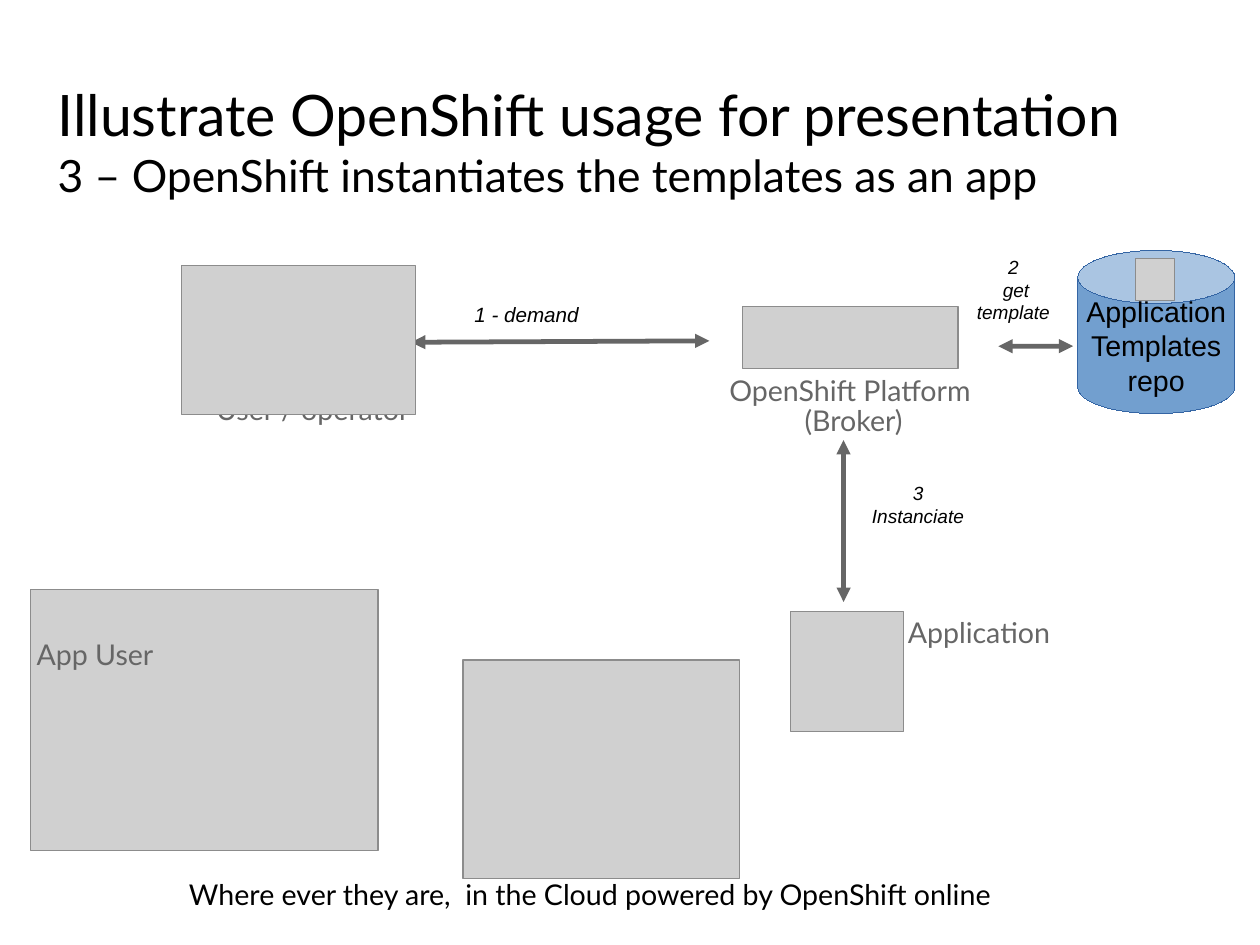
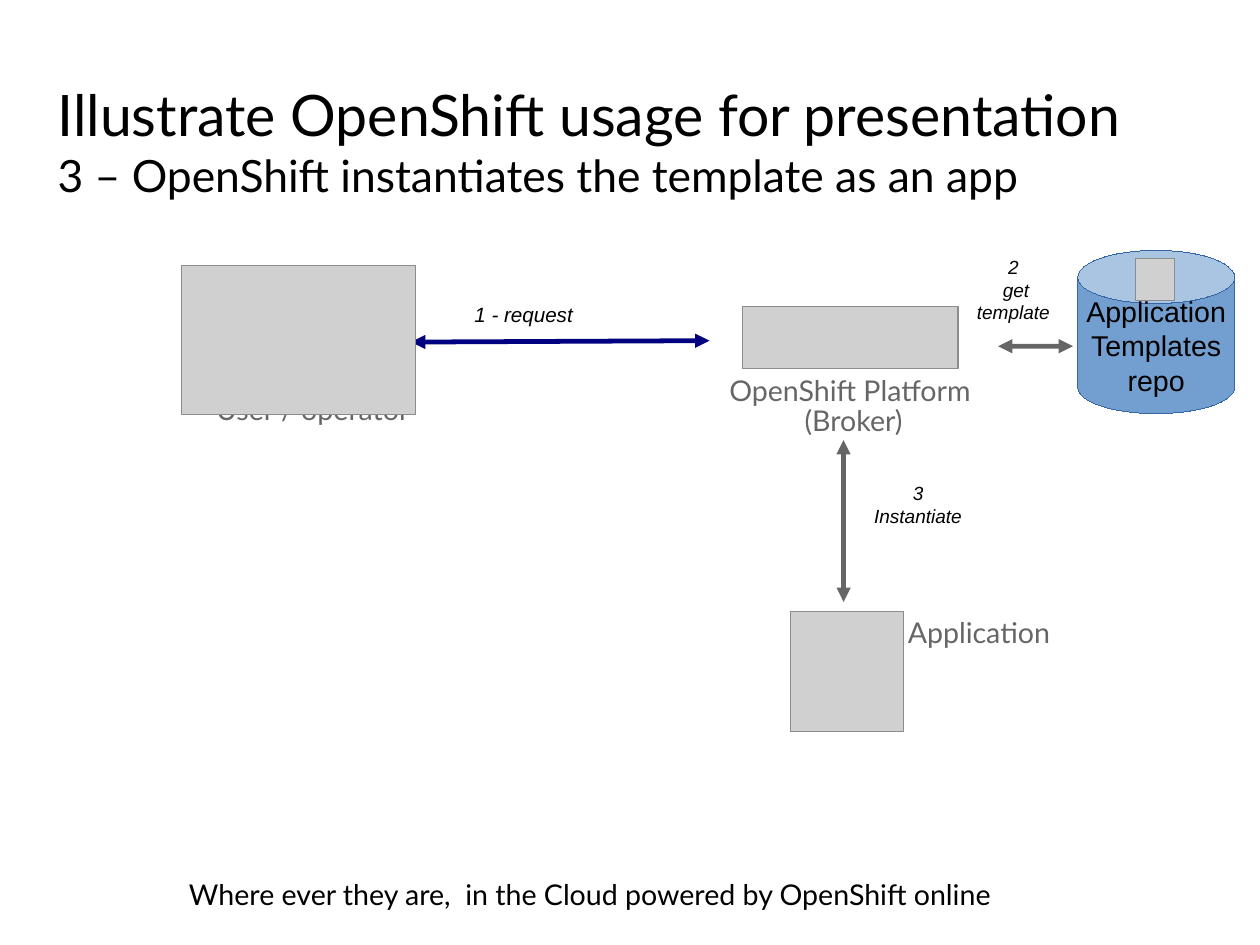
Before and after one commit to lucpierson/PHP-prz, a slide deck: slide 3 of illustrate.odp. Drawn at 1260x945 pixels with LibreOffice and Linux fonts; fonts in the diff are those of the drawing; grey boxes stand for pictures; background and template pictures are left out. Boxes give left, top, right and bottom in pixels: in the first picture for what was removed or moved away, otherwise in the second. Text is boxed around its words. In the diff, an @@ line names an element or a change of style, - is before the commit and + after.

```diff
--- a/illustrate.odp
+++ b/illustrate.odp
@@ text at (x1=58, y1=159, x2=1018, y2=200): text changed @@
-3 – OpenShift instantiates the templates as an app
+3 – OpenShift instantiates the template as an app
@@ text at (x1=474, y1=307, x2=573, y2=327): text changed @@
-1 - demand
+1 - request
@@ double arrow (412, 342) - (710, 341): stroke #666666 3 pt to #000080 3 pt @@
@@ text at (x1=874, y1=509, x2=962, y2=524): text changed @@
-Instanciate
+Instantiate
@@ picture removed at (x1=31, y1=590, x2=378, y2=851) @@
@@ text removed at (x1=37, y1=644, x2=153, y2=670) @@
-App User
@@ picture removed at (x1=463, y1=660, x2=740, y2=879) @@
@@ text removed at (x1=423, y1=783, x2=775, y2=845) @@
-Presentation
```
Also in this commit, not shown: 6 other slides changed, 2 other files.
